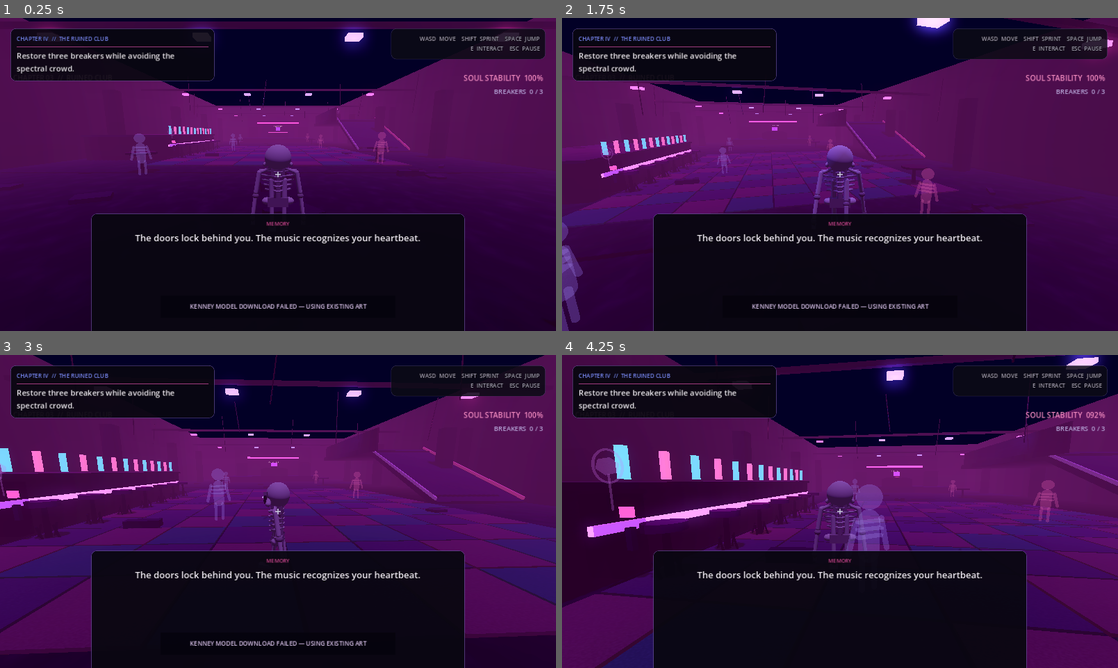
Above: before the commit, frames 1-4 (two rows, left to right).
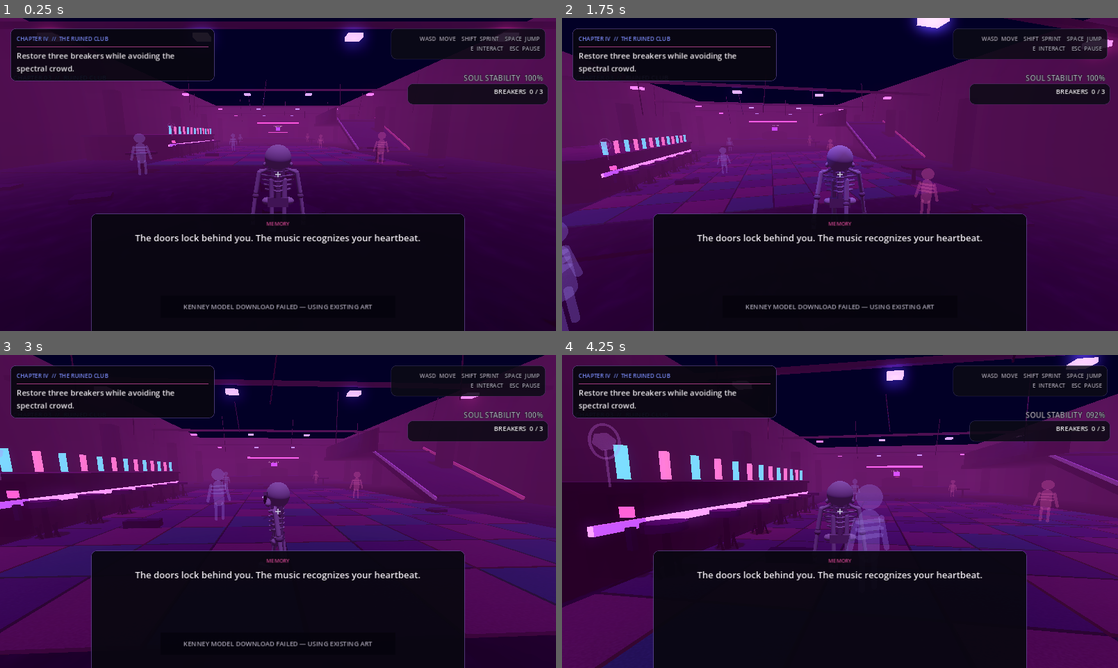
Above: after the commit, the same moments.

Repository: fuzeonspotify/outoftime
Game: Godot game, scene res://scenes/ruined_nightclub.tscn
Two runs of this game, one before a commit and one after it. Both use one fixed random seed, a clock stepped at 60 frames per second and the inputs below. This scene is started directly instead of the project's main scene.
Inputs (mouse positions are in pixels of both pictures, inside the frame that each line leads up to):
- Up to frame 1 (0.25 s): no input
- Up to frame 2 (1.75 s): move the mouse to (834, 180) at 0.52 s; hold E (interact) 0.53-1.28 s; hold W (move_forward) from 0.53 s (still down); tap Space (jump) at 0.77, 1.52 s; move the mouse to (878, 177) at 1.27 s; tap E (interact) at 1.35 s
- Up to frame 3 (3 s): move the mouse to (233, 508) at 2.02 s; hold Shift (sprint) 2.03-2.78 s; tap E (interact) at 2.3, 2.85 s; move the mouse to (283, 511) at 2.77 s; release W (move_forward) at 2.78 s; hold A (move_left) from 2.78 s (still down)
- Up to frame 4 (4.25 s): tap Space (jump) at 3.02, 3.77 s; move the mouse to (817, 505) at 3.52 s; release A (move_left) at 3.53 s; hold W (move_forward) from 3.53 s (still down); hold E (interact) from 3.53 s (still down)

The runs differ from the first frame. In frame 1, 2.3% of the frame differs, in the area x 30-99%, y 18-94%; in frame 2, 2.3%, in the area x 6-99%, y 18-94%; in frame 3, 2.3%; in frame 4, 2.0%.
Error in both runs: Invalid assignment of property or key 'volume_linear' with value of type 'float' on a base object of type 'AudioStreamPlayer'. (res://scripts/audio/music_direc…

Commit message:
Attach release UI and interaction polish to nightclub

Diff:
--- a/scenes/ruined_nightclub.tscn
+++ b/scenes/ruined_nightclub.tscn
@@ -1,10 +1,12 @@
-[gd_scene load_steps=6 format=3]
+[gd_scene load_steps=8 format=3]
 
 [ext_resource type="Script" path="res://scripts/world/ruined_nightclub.gd" id="1_club"]
 [ext_resource type="Script" path="res://scripts/world/nightclub_layout_fix.gd" id="2_layout"]
 [ext_resource type="Script" path="res://scripts/world/environment_art_pass.gd" id="3_art"]
 [ext_resource type="Script" path="res://scripts/models/world_model_upgrade.gd" id="4_models"]
 [ext_resource type="Script" path="res://scripts/world/kenney_level_expansion.gd" id="5_kenney"]
+[ext_resource type="Script" path="res://scripts/ui/scene_ui_polish.gd" id="6_ui"]
+[ext_resource type="Script" path="res://scripts/world/interaction_release_polish.gd" id="7_interactions"]
 
 [node name="RuinedNightclub" type="Node3D"]
 script = ExtResource("1_club")
@@ -20,3 +22,9 @@
 
 [node name="KenneyLevelExpansion" type="Node" parent="."]
 script = ExtResource("5_kenney")
+
+[node name="SceneUIPolish" type="Node" parent="."]
+script = ExtResource("6_ui")
+
+[node name="InteractionReleasePolish" type="Node" parent="."]
+script = ExtResource("7_interactions")
